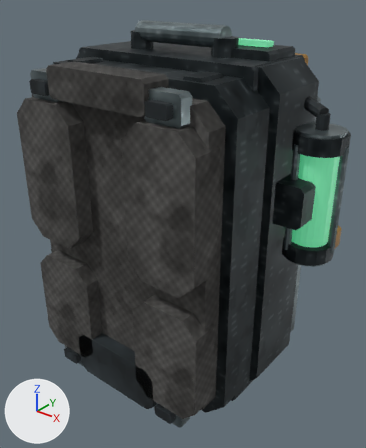
The glTF model client/art-assets/backpack_biotech.glb as it was, and as the next commit left it.
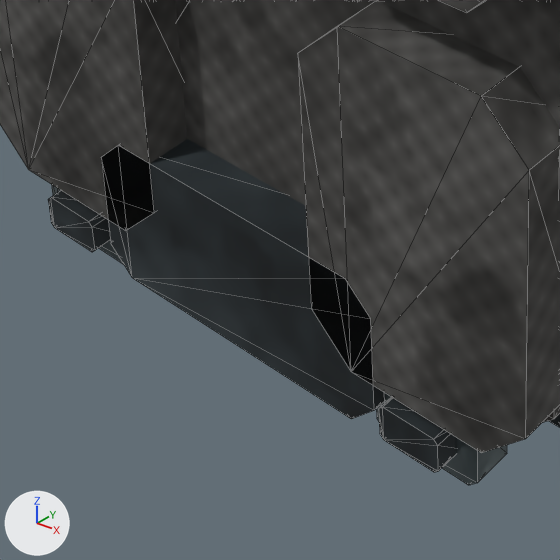
Old and new are each drawn whole from a camera (50 mm lens) standing at (0.391, -0.37, 0.293) and looking at (0.009, 0.108, -0.003) and again close up on the part from 14% to 56% of the width and 66% to 100% of the height. Lighting does not change. The marker at lower left points along +X, +Y and +Z. The last two pictures show the newer version. The close-ups show mesh edges as thin lines. Vertices at exactly the same position are counted once.

Names of what the first close-up shows: 'backpack_biotech'.
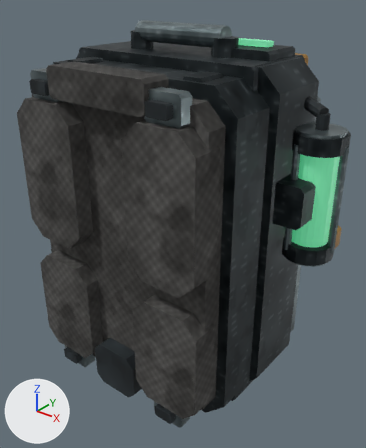
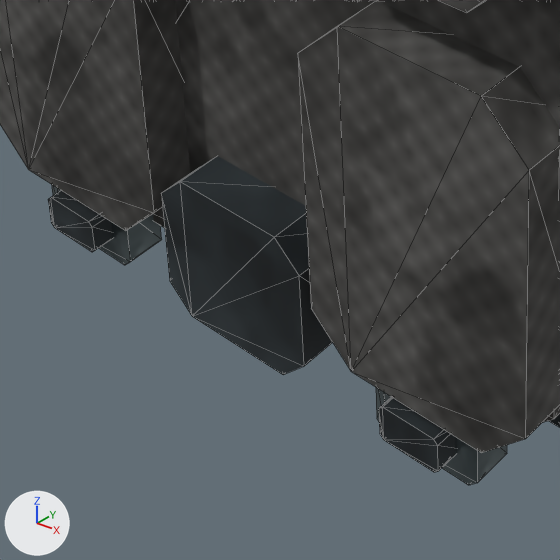
What changed in the scene script:
```text
Change me_backpack_biotech:
    where me_backpack_biotech.from_pydata(...)  # 1856 vertices, 3312 faces; spans x -0.207..0.209, y -0.028..0.255, z -0.218..0.247
    used by ob_backpack_biotech; location = (0.0, 0.0, 0.0)
    before: 1104 (-0.056, 0.007, -0.2), 1105 (0.068, 0.007, -0.19), 1106 (0.056, 0.007, -0.2), 1107 (0.068, 0.007, -0.148), 1108 (0.056, 0.007, -0.138)
    before: 1109 (-0.056, 0.007, -0.138), 1110 (-0.068, 0.007, -0.148), 1111 (-0.068, 0.007, -0.19), 1112 (-0.056, -0.024, -0.2) at pixel (132, 277), 1113 (0.056, -0.024, -0.2) at pixel (351, 418)
    before: 1114 (0.068, -0.024, -0.19) at pixel (374, 410), 1115 (0.068, -0.024, -0.148) at pixel (370, 318), 1116 (0.056, -0.024, -0.138) at pixel (345, 278), 1117 (-0.056, -0.024, -0.138) at pixel (118, 145), 1118 (-0.068, -0.024, -0.148) at pixel (101, 157)
    before: 1119 (-0.068, -0.024, -0.19) at pixel (110, 243)
    me_backpack_biotech part 1
    add for i in [*range(1105, 1109), *range(1113, 1117)]: me_backpack_biotech.vertices[i].co += Vector((-0.033, 0.0, 0.0))
    add for i in [1104, *range(1109, 1113), 1117, 1118, 1119]: me_backpack_biotech.vertices[i].co += Vector((0.033, 0.0, 0.0))
```

Boxes (x1, y1, x2, y2) around the edits, measured in the close-ups (560 x 560 px; the box of a moved part takes in the faces that stretch with it):
part 1 of me_backpack_biotech, moved or reshaped
    before: (101, 139, 385, 419)
    after: (161, 156, 332, 375)
